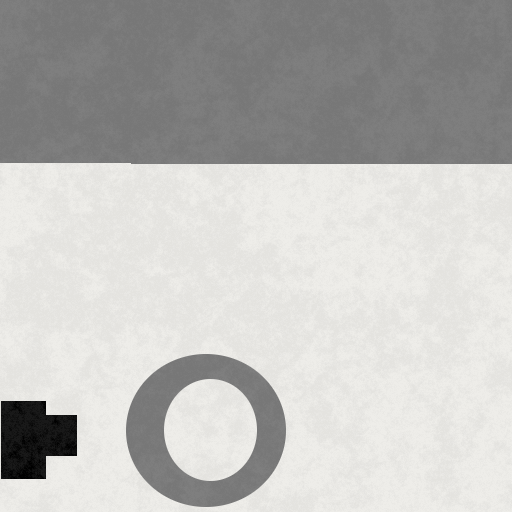
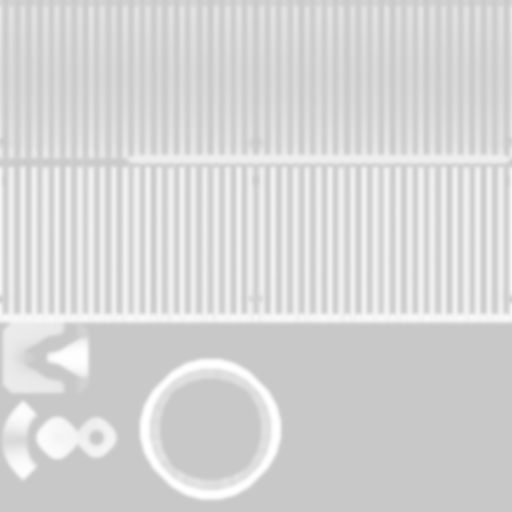
The second (512, 512) image is a revision of the first. Changes to its layers:
added layer "Warstwa #3" above "Warstwa #2" over [left=0, top=0, right=512, bottom=512]
hid "Warstwa #1" over [left=0, top=0, right=512, bottom=512]
hid "Warstwa" over [left=0, top=0, right=512, bottom=512]
